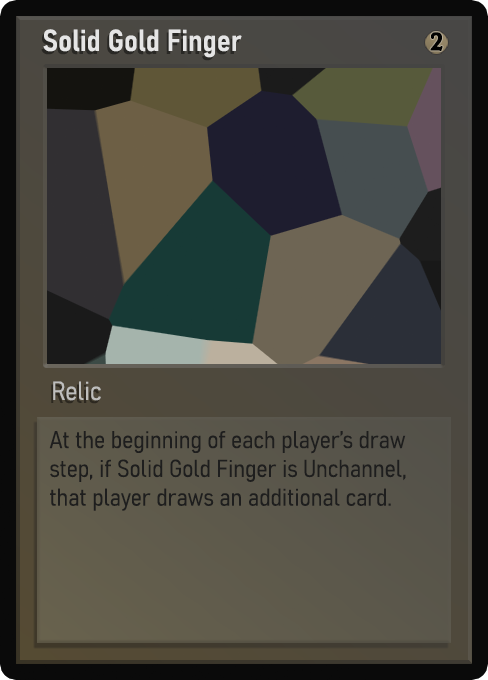
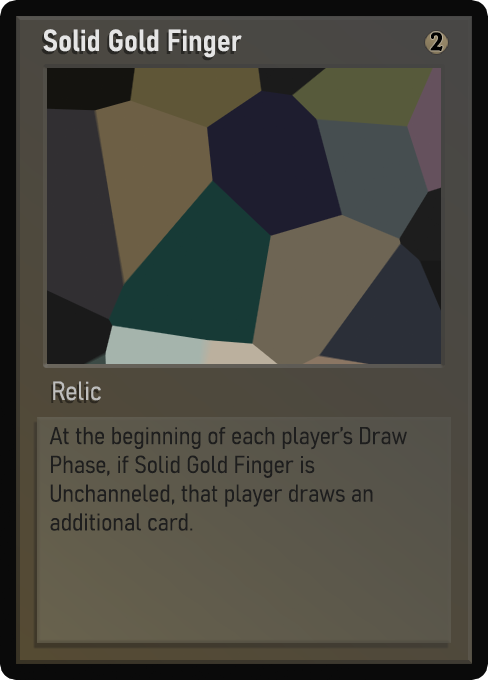
Before/after of a w=488, h=680 layered artwork. What changed in the layer stack:
painted on "Desc_norm" over [49,427,407,531]
